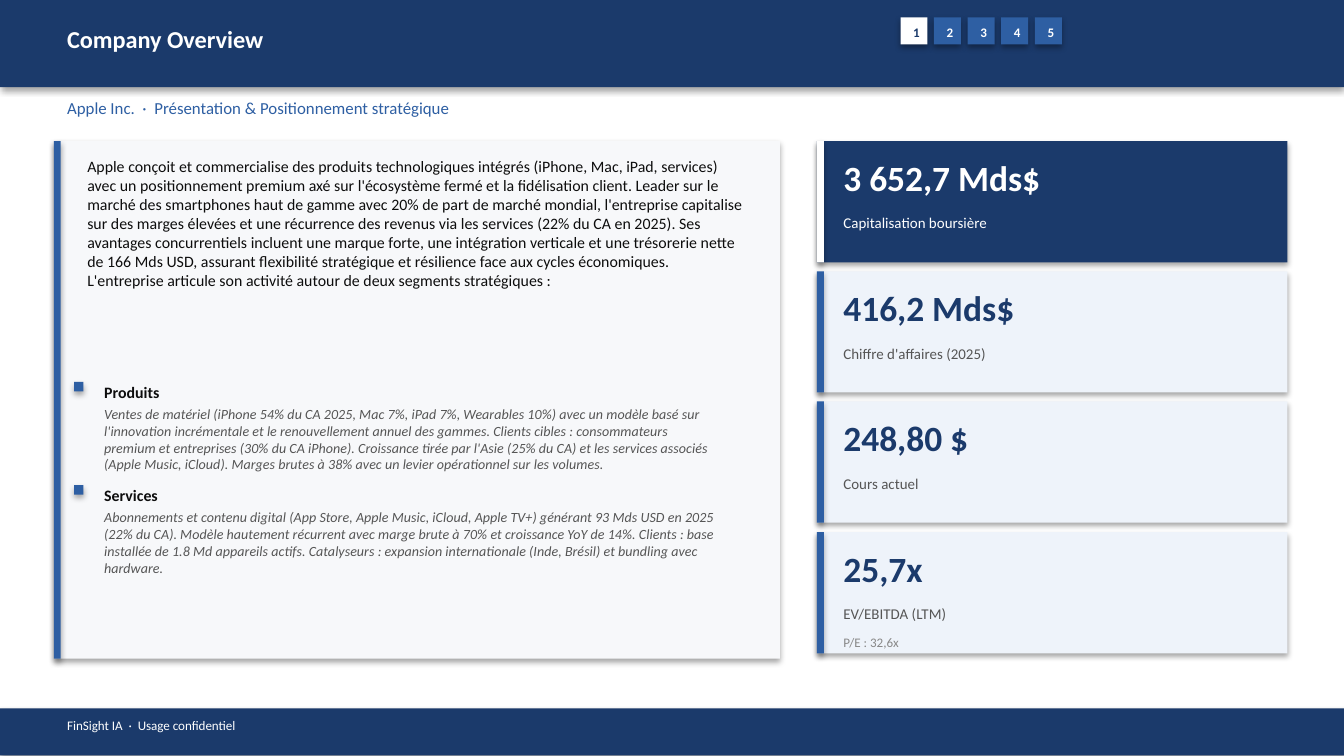
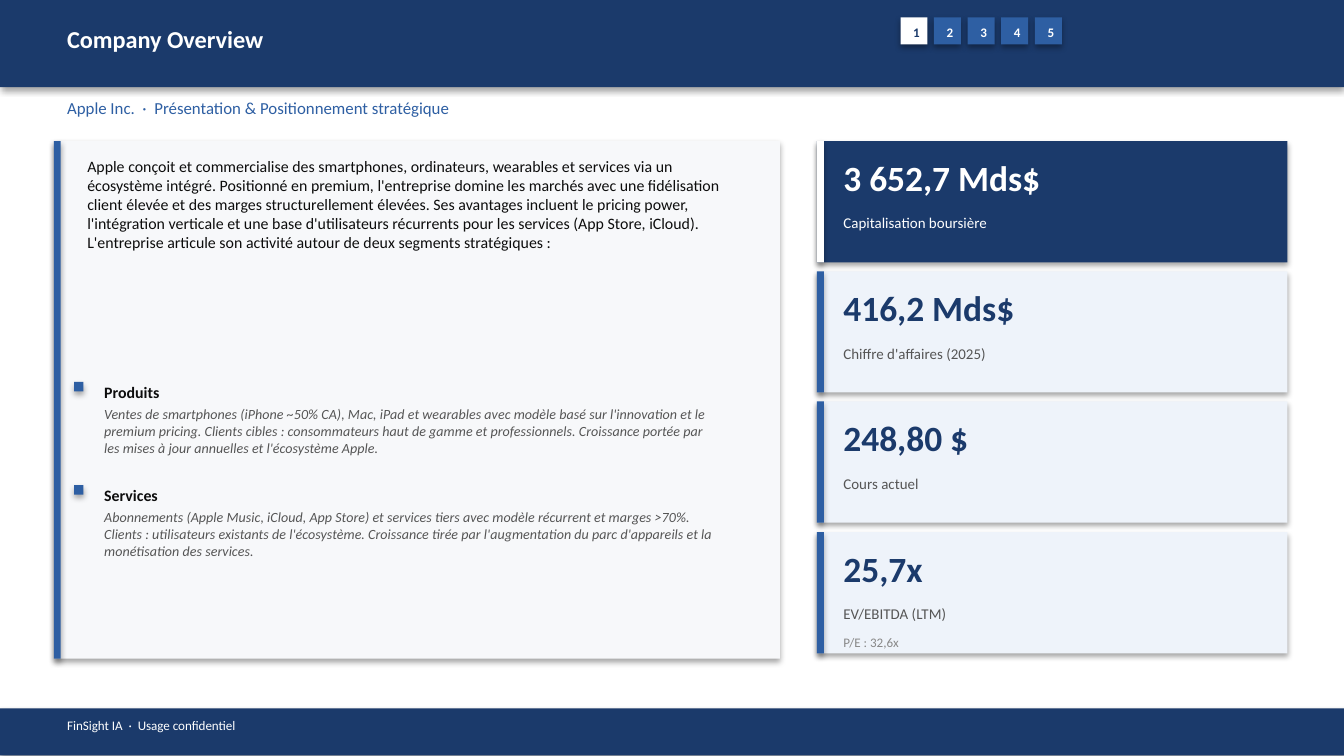
Before and after one commit to baptistejeh07-art/finsight-ia, a slide deck: slide 5 of preview/AAPL/AAPL_pitchbook.pptx. Drawn at 1344x756 pixels with LibreOffice and Linux fonts; fonts in the diff are those of the drawing. Boxes give left, top, right and bottom in pixels: in the first picture for what was removed or moved away, otherwise in the second. Text is boxed around its words. In the diff, an @@ line names an element or a change of style, - is before the commit and + after.

```diff
--- a/preview/AAPL/AAPL_pitchbook.pptx
+++ b/preview/AAPL/AAPL_pitchbook.pptx
@@ text at [87,161,719,251]: text changed @@
-Apple conçoit et commercialise des produits technologiques intégrés (iPhone, Mac, iPad, services) avec un positionnement premium axé sur l'écosystème fermé et la fidélisation client. Leader sur le marché des smartphones haut de gamme avec 20% de part de marché mondial, l'entreprise capitalise sur des marges élevées et une récurrence des revenus via les services (22% du CA en 2025). Ses avantages concurrentiels incluent une marque forte, une intégration verticale et une trésorerie nette de 166 Mds USD, assurant flexibilité stratégique et résilience face aux cycles économiques. L'entreprise articule son activité autour de deux segments stratégiques :
+Apple conçoit et commercialise des smartphones, ordinateurs, wearables et services via un écosystème intégré. Positionné en premium, l'entreprise domine les marchés avec une fidélisation client élevée et des marges structurellement élevées. Ses avantages incluent le pricing power, l'intégration verticale et une base d'utilisateurs récurrents pour les services (App Store, iCloud). L'entreprise articule son activité autour de deux segments stratégiques :
@@ text at [104,409,705,455]: text changed @@
-Ventes de matériel (iPhone 54% du CA 2025, Mac 7%, iPad 7%, Wearables 10%) avec un modèle basé sur l'innovation incrémentale et le renouvellement annuel des gammes. Clients cibles : consommateurs premium et entreprises (30% du CA iPhone). Croissance tirée par l'Asie (25% du CA) et les services associés (Apple Music, iCloud). Marges brutes à 38% avec un levier opérationnel sur les volumes.
+Ventes de smartphones (iPhone ~50% CA), Mac, iPad et wearables avec modèle basé sur l'innovation et le premium pricing. Clients cibles : consommateurs haut de gamme et professionnels. Croissance portée par les mises à jour annuelles et l'écosystème Apple.
@@ text at [104,512,711,556]: text changed @@
-Abonnements et contenu digital (App Store, Apple Music, iCloud, Apple TV+) générant 93 Mds USD en 2025 (22% du CA). Modèle hautement récurrent avec marge brute à 70% et croissance YoY de 14%. Clients : base installée de 1.8 Md appareils actifs. Catalyseurs : expansion internationale (Inde, Brésil) et bundling avec hardware.
+Abonnements (Apple Music, iCloud, App Store) et services tiers avec modèle récurrent et marges >70%. Clients : utilisateurs existants de l'écosystème. Croissance tirée par l'augmentation du parc d'appareils et la monétisation des services.
```
Also in this commit, not shown: 14 other slides changed, 4 other files.
